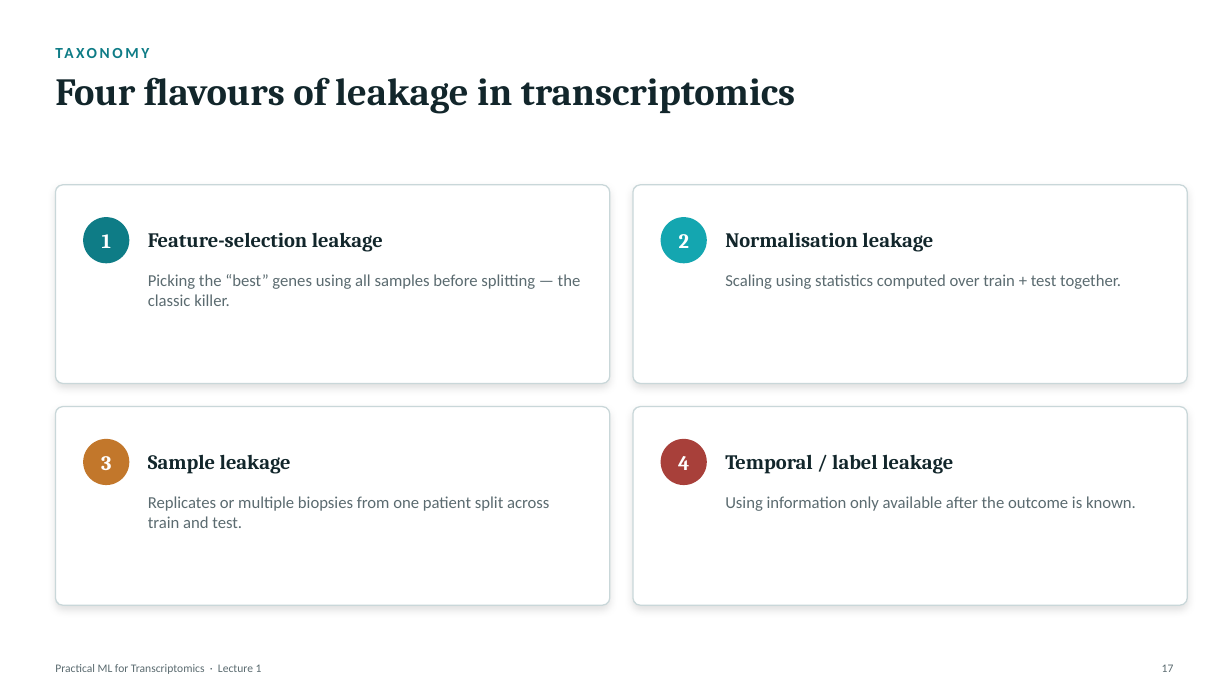
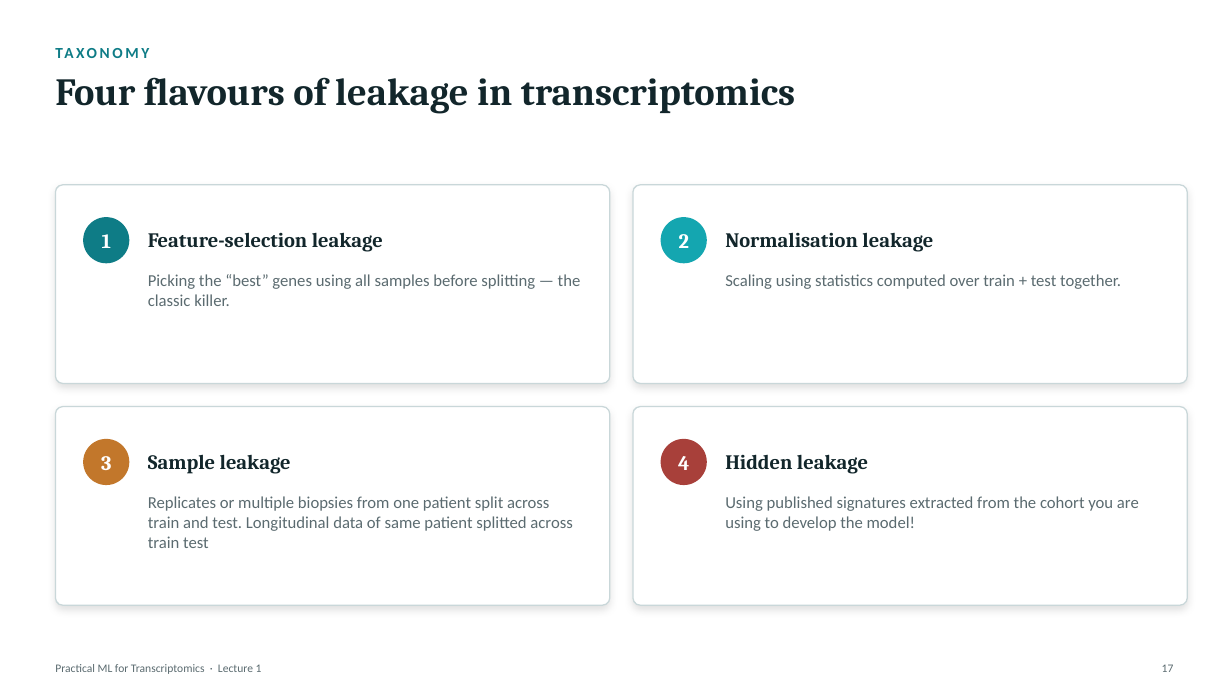
Before and after one commit to zhanyinx/ml26, a slide deck: slide 17 of lessons/lesson01_biological_question/theory/slides/Lecture1 - From Biological Question to ML Problem.pptx. Drawn at 1232x693 pixels with LibreOffice and Linux fonts; fonts in the diff are those of the drawing. Boxes give left, top, right and bottom in pixels: in the first picture for what was removed or moved away, otherwise in the second. Text is boxed around its words. In the diff, an @@ line names an element or a change of style, - is before the commit and + after.

```diff
--- a/lessons/lesson01_biological_question/theory/slides/Lecture1 - From Biological Question to ML Problem.pptx
+++ b/lessons/lesson01_biological_question/theory/slides/Lecture1 - From Biological Question to ML Problem.pptx
@@ text at (725,454,868,474): text changed @@
-Temporal / label leakage
+Hidden leakage
@@ text at (148,496,572,548): text changed @@
-Replicates or multiple biopsies from one patient split across train and test.
+Replicates or multiple biopsies from one patient split across train and test. Longitudinal data of same patient splitted across train test
@@ text at (725,496,1139,531): text changed @@
-Using information only available after the outcome is known.
+Using published signatures extracted from the cohort you are using to develop the model!
```
Also in this commit, not shown: 16 other slides changed, 1 slide removed.
